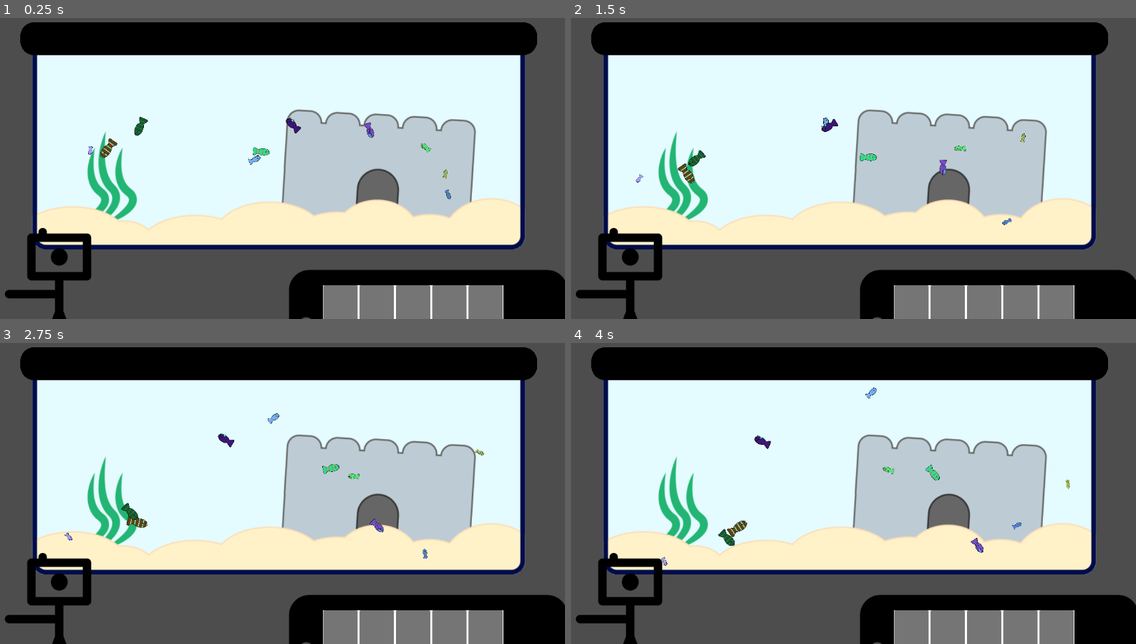
Above: before the commit, frames 1-4 (two rows, left to right).
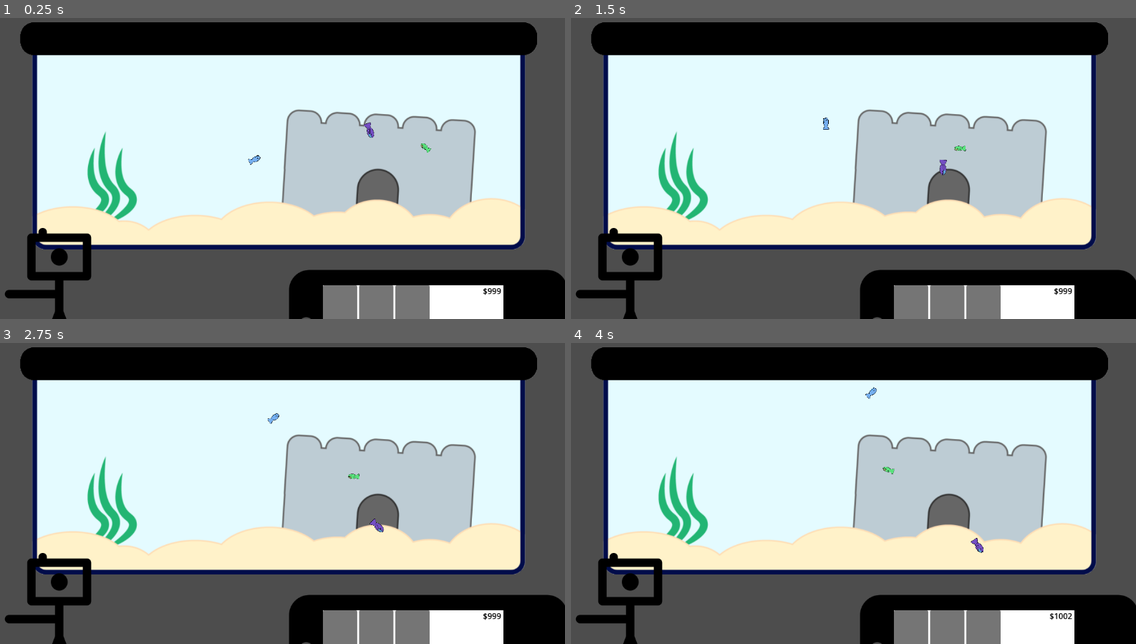
Above: after the commit, the same moments.

Repository: BaliDoggo/brackeys2025
Game: Godot game, scene res://scenes/main.tscn
Same seed, same stepped clock (60 frames per second), same inputs: the game is played once before the commit and once after it. The engine's default icon, where the game draws it, is replaced by a stand-in: a white triangle on a blue panel in a dark square.
Inputs (mouse positions are in pixels of both pictures, inside the frame that each line leads up to):
- Up to frame 1 (0.25 s): no input
- Up to frame 2 (1.5 s): tap Enter (ui_accept) at 0.5, 0.77 s; move the mouse to (977, 141) at 0.52 s; tap A (a) at 0.6 s; tap D (d) at 0.8, 1.35 s; move the mouse to (734, 174) at 1.27 s
- Up to frame 3 (2.75 s): tap Enter (ui_accept) at 1.52 s; tap E (e) at 1.55 s; move the mouse to (333, 412) at 2.02 s; hold E (e) from 2.03 s (still down); tap A (a) at 2.3 s
- Up to frame 4 (4 s): move the mouse to (819, 547) at 2.77 s; release E (e) at 2.78 s; tap A (a) at 2.85 s; tap Enter (ui_accept) at 3.02, 3.77 s; tap D (d) at 3.05, 3.6 s; move the mouse to (1023, 529) at 3.52 s; hold E (e) from 3.53 s (still down)

The runs differ from the first frame. In frame 1, 1.8% of the frame differs, in the area x 15-89%, y 32-100%; in frame 2, 1.8%; in frame 3, 1.8%; in frame 4, 1.8%.

Commit message:
phone has money count

Diff:
--- a/scenes/phone.gd
+++ b/scenes/phone.gd
@@ -27,8 +27,5 @@
 func _on_button_3_pressed() -> void:
 	button_pressed.emit(3)
 
-func _on_button_4_pressed() -> void:
-	button_pressed.emit(4)
-
-func _on_button_5_pressed() -> void:
-	button_pressed.emit(5)
+func update_label(amount):
+	$Control/BoxContainer/VBoxContainer/Label.text = '$' + str(amount)
--- a/scenes/phone.tscn
+++ b/scenes/phone.tscn
@@ -1,7 +1,10 @@
-[gd_scene load_steps=3 format=3 uid="uid://bq72cc6atm5yj"]
+[gd_scene load_steps=4 format=3 uid="uid://bq72cc6atm5yj"]
 
 [ext_resource type="Script" path="res://scenes/phone.gd" id="1_66gw3"]
 [ext_resource type="Texture2D" uid="uid://ccsvsbnj2q2tr" path="res://assets/cell-phone.svg" id="1_m0dvu"]
+
+[sub_resource type="LabelSettings" id="LabelSettings_aveum"]
+font_color = Color(0, 0, 0, 1)
 
 [node name="Phone" type="Node2D"]
 position = Vector2(877, 708)
@@ -28,11 +31,11 @@
 offset_bottom = 302.0
 
 [node name="BoxContainer" type="BoxContainer" parent="Control"]
+layout_mode = 0
 offset_left = 77.0
 offset_top = 45.0
 offset_right = 440.0
 offset_bottom = 220.0
-alignment = 1
 
 [node name="Button" type="Button" parent="Control/BoxContainer"]
 custom_minimum_size = Vector2(69, 0)
@@ -50,20 +53,25 @@
 layout_mode = 2
 mouse_filter = 1
 
-[node name="Button4" type="Button" parent="Control/BoxContainer"]
-custom_minimum_size = Vector2(69, 0)
+[node name="VBoxContainer" type="VBoxContainer" parent="Control/BoxContainer"]
+layout_mode = 2
+
+[node name="Label" type="Label" parent="Control/BoxContainer/VBoxContainer"]
 layout_mode = 2
 mouse_filter = 1
+text = "Ca$h money"
+label_settings = SubResource("LabelSettings_aveum")
+horizontal_alignment = 2
 
-[node name="Button5" type="Button" parent="Control/BoxContainer"]
-custom_minimum_size = Vector2(69, 0)
+[node name="RichTextLabel" type="RichTextLabel" parent="Control/BoxContainer/VBoxContainer"]
+custom_minimum_size = Vector2(140, 150)
 layout_mode = 2
 mouse_filter = 1
+text = "tryd
+sts*\\n"
 
 [connection signal="mouse_entered" from="Control" to="." method="_on_area_2d_mouse_entered"]
 [connection signal="mouse_exited" from="Control" to="." method="_on_area_2d_mouse_exited"]
 [connection signal="pressed" from="Control/BoxContainer/Button" to="." method="_on_button_pressed"]
 [connection signal="pressed" from="Control/BoxContainer/Button2" to="." method="_on_button_2_pressed"]
 [connection signal="pressed" from="Control/BoxContainer/Button3" to="." method="_on_button_3_pressed"]
-[connection signal="pressed" from="Control/BoxContainer/Button4" to="." method="_on_button_4_pressed"]
-[connection signal="pressed" from="Control/BoxContainer/Button5" to="." method="_on_button_5_pressed"]
--- a/scripts/fish.gd
+++ b/scripts/fish.gd
@@ -19,13 +19,11 @@
 	if temp == 3:
 		$Secondary.position.x += 60
 
-func _process(delta: float) -> void:
+func _process(_delta : float) -> void:
 
 	facing_dir += randi_range(-10,10)
 
 	position += angle_to_vector(facing_dir) * move_speed
-	var half_width = 955 * 0.5 * scale.x
-	var half_height = 469 * 0.5 * scale.y
 	if position.x < bounds.x or position.y < bounds.y or position.x > bounds.z or position.y > bounds.w:
 		facing_dir += 180
 		position += angle_to_vector(facing_dir) * move_speed
--- a/scripts/fish_tank.gd
+++ b/scripts/fish_tank.gd
@@ -3,10 +3,11 @@
 @onready var panel: Panel = $Panel
 @onready var label: Label = $Label
 var money = 999
+signal update_label_signal
 
 # Called when the node enters the scene tree for the first time.
 func _ready() -> void:
-	for i in range(10):
+	for i in range(3):
 		spawn_random_fish()
 	update_label()
 
@@ -43,9 +44,10 @@
 
 
 func update_label():
-	label.text = "$ " + str(money)
+	update_label_signal.emit(money)
 
 func button_pressed(id):
 	if id == 1:
 		money -= 10
+		update_label()
 		spawn_random_fish()
--- a/scripts/main.gd
+++ b/scripts/main.gd
@@ -4,7 +4,8 @@
 var camera = preload("res://scenes/camera.tscn").instantiate()
 # Called when the node enters the scene tree for the first time.
 func _ready() -> void:
+	fish_tank.connect("update_label_signal", phone.update_label)
+	phone.connect("button_pressed",fish_tank.button_pressed)
 	add_child(fish_tank)
 	add_child(phone)
-	phone.connect("button_pressed",fish_tank.button_pressed)
 	add_child(camera)
Not shown, added: assets/FISCH CHAT USERNAMES.txt
Not shown, added: assets/FISCH CHAT.txt
